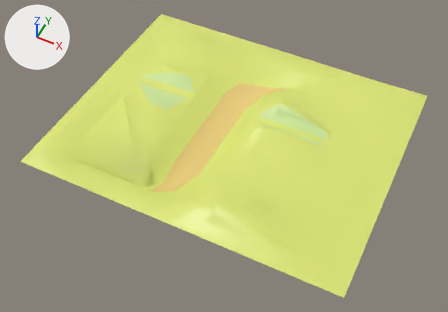
Renders of the FBX model UnityCityBuilding/Assets/3DObjects/ground.fbx from each side of a commit.
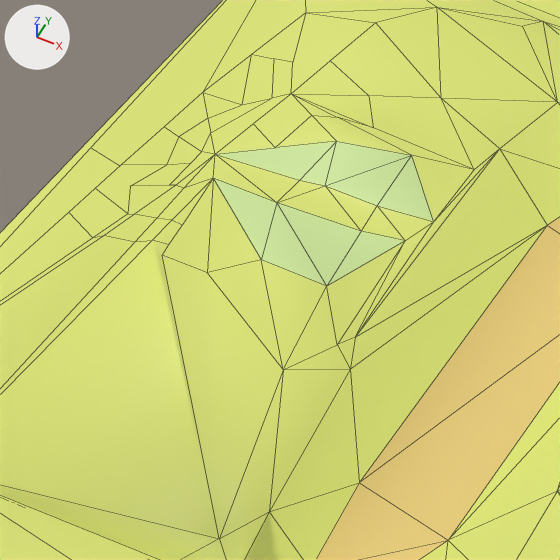
Each version is shown whole from a camera (50 mm lens) standing at (290.0, -1107.0, 1222.0) and looking at (-184.0, -160.0, 38.0), then close up on the part from 19% to 51% of the width and 11% to 58% of the height. Lighting does not change. The marker at upper left points along +X, +Y and +Z. The close-ups show mesh edges as thin lines. Where no turn or scale is listed for an object, it has been applied to the vertices.

Objects in the first close-up: 'terraun'.
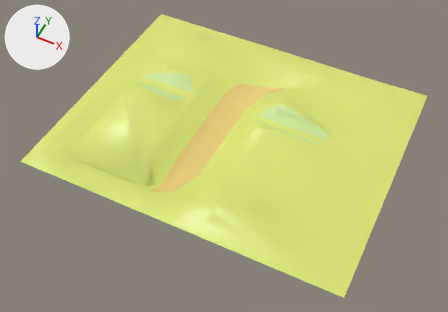
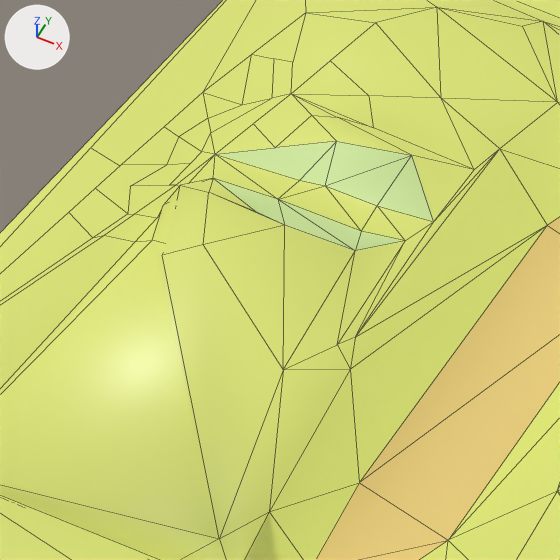
What differs and where, as boxes [x1, y1, x2, y2] in the close-ups (560 x 560 px):
```json
{"part": 1, "of": "me_plane_003", "change": "built on", "before": [135, 154, 405, 538], "after": [135, 154, 405, 538]}
```

Edits to the scene script, one JSON object a line:
```json
{"block": "me_plane_003", "where": "# used by ob_terraun; location = (-186.9, -53.1, -0.4)"}
{"op": "remove", "block": "me_plane_003", "code": "me_plane_003.from_pydata(...)  # 176 vertices, 293 faces; spans x -414.0..414.0, y -381.0..295.0, z 44.0..137.0"}
{"op": "add", "block": "me_plane_003", "code": "me_plane_003.from_pydata(...)  # 178 vertices, 296 faces; spans x -414.0..414.0, y -381.0..295.0, z 44.0..137.0"}
{"block": "me_plane_003", "change": "me_plane_003 part 1"}
{"block": "me_plane_003", "change": "3 faces are deleted"}
{"block": "me_plane_003", "change": "6 vertices move from x -314.0..-174.0, y -89.0..-6.0, z 85.0..103.0 to x -314.0..-174.0, y -89.0..-5.0, z 86.0..117.0"}
{"block": "me_plane_003", "change": "2 vertices are added at (-256.0, -35.0, 100.0), (-283.0, -50.0, 119.0)"}
{"block": "me_plane_003", "change": "1 new face joins them, mat_dams (green #cee79b)"}
{"block": "me_plane_003", "change": "5 new faces join them, mat_terrain (yellow #dee776)"}
```
